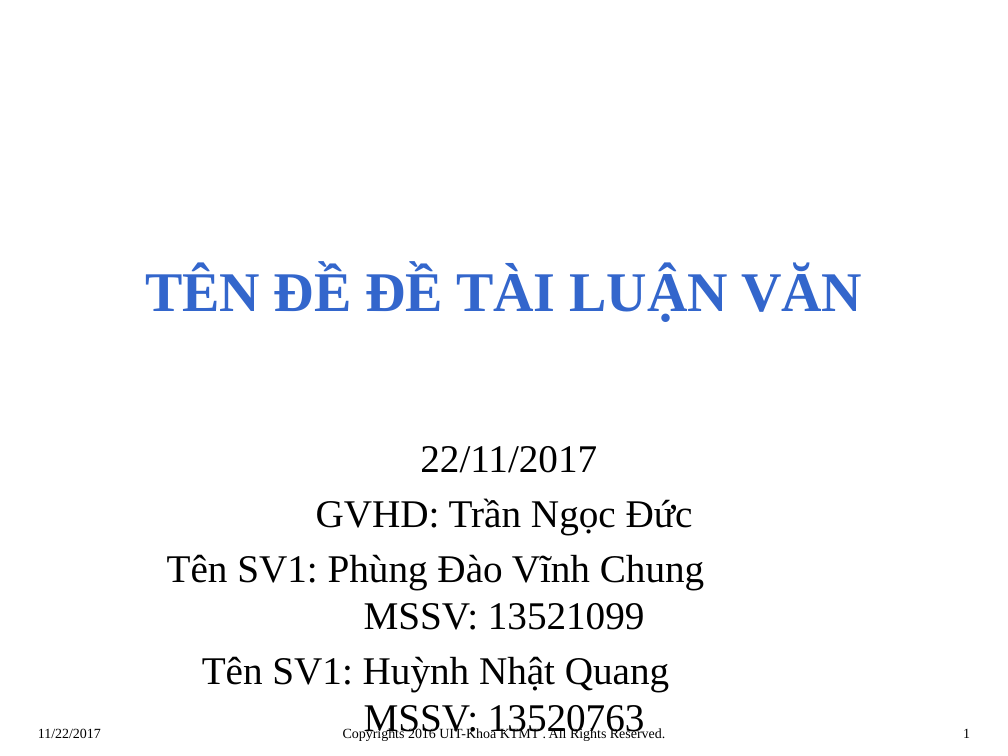
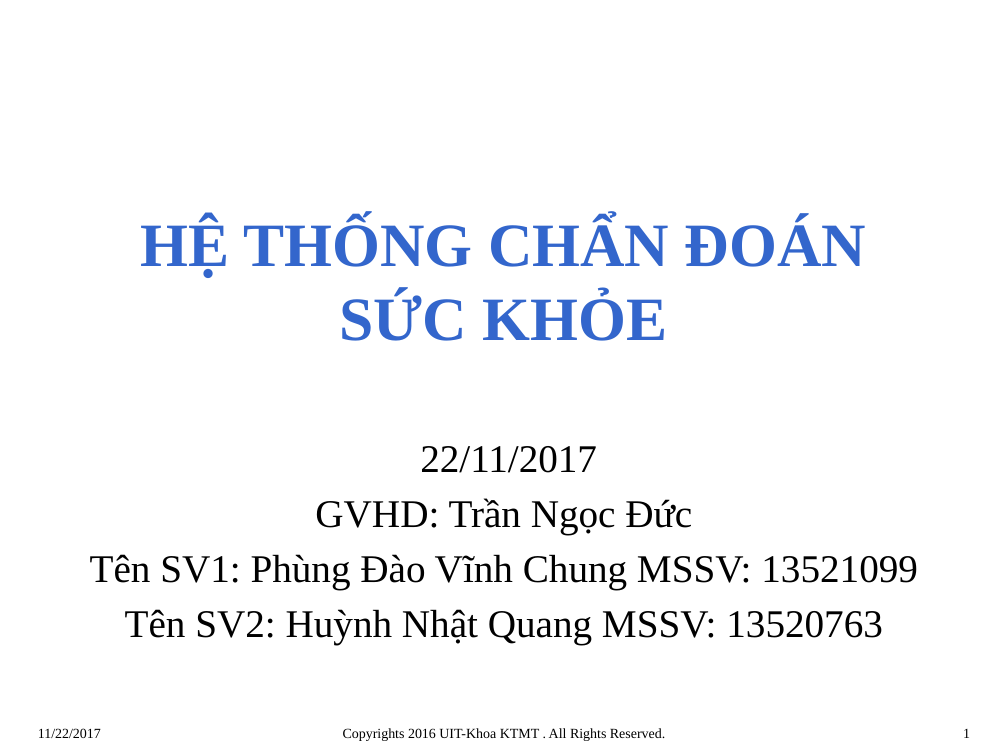
Before and after one commit to nguyenphu27/MyThesis, a slide deck: slide 1 of 00_Document/mau bao cao giua ky/Mau_BaoCao_LVTN_Trinhbay.pptx. Drawn at 1008x756 pixels with LibreOffice and Linux fonts; fonts in the diff are those of the drawing; background and template pictures are left out. Boxes give left, top, right and bottom in pixels: in the first picture for what was removed or moved away, otherwise in the second. Text is boxed around its words. In the diff, an @@ line names an element or a change of style, - is before the commit and + after.

```diff
--- a/00_Document/mau bao cao giua ky/Mau_BaoCao_LVTN_Trinhbay.pptx
+++ b/00_Document/mau bao cao giua ky/Mau_BaoCao_LVTN_Trinhbay.pptx
@@ title at (140, 218, 866, 341): text changed; size 40 to 44 pt @@
-TÊN ĐỀ ĐỀ TÀI LUẬN VĂN
+HỆ THỐNG CHẨN ĐOÁN SỨC KHỎE
@@ subtitle "22/11/2017": place and size @@
-subtitle "22/11/2017" at (167, 446, 704, 739)
+subtitle "22/11/2017" at (90, 446, 918, 644)
@@ subtitle at (90, 446, 918, 590): indent changed; less space between paragraphs @@
@@ subtitle at (125, 609, 883, 644): text changed @@
-Tên SV1: Huỳnh Nhật Quang MSSV: 13520763
+Tên SV2: Huỳnh Nhật Quang MSSV: 13520763
```
Also in this commit, not shown: 12 other slides changed, 5 slides added, 1 other file.
